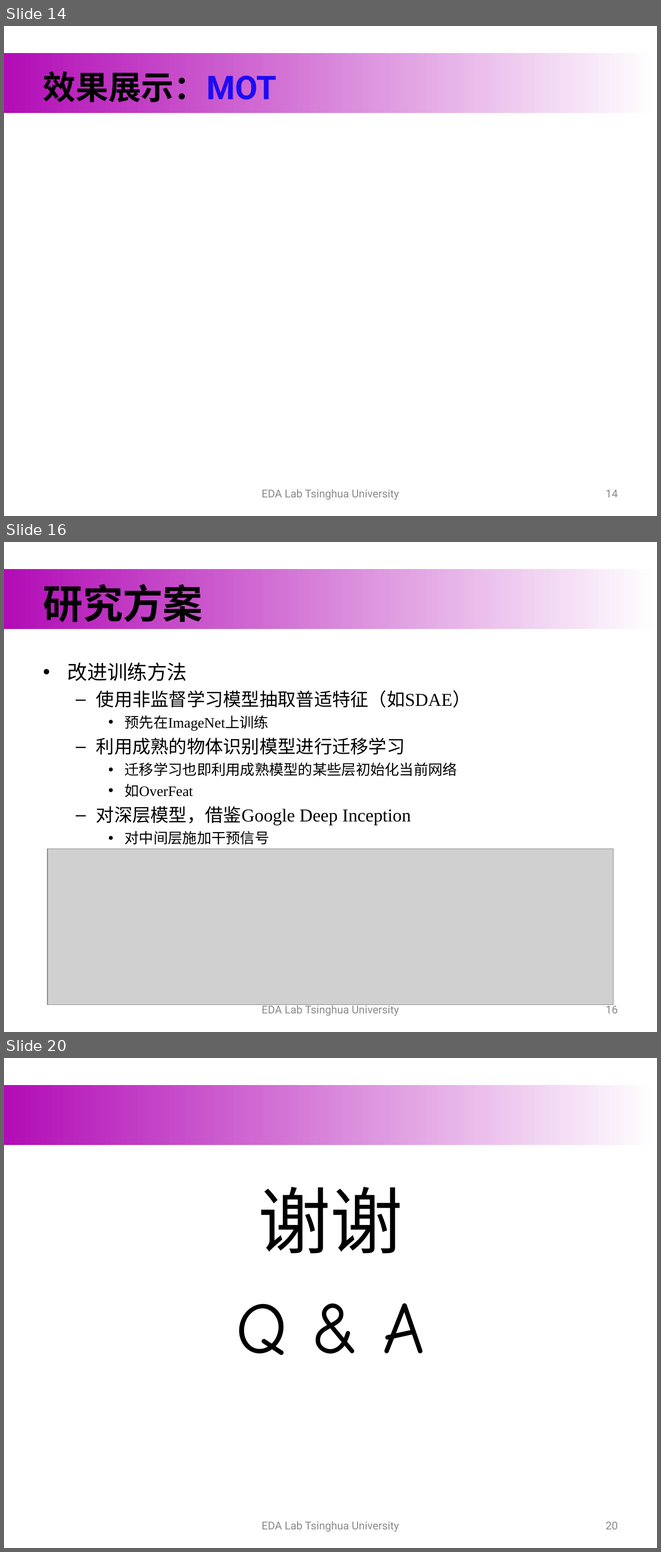
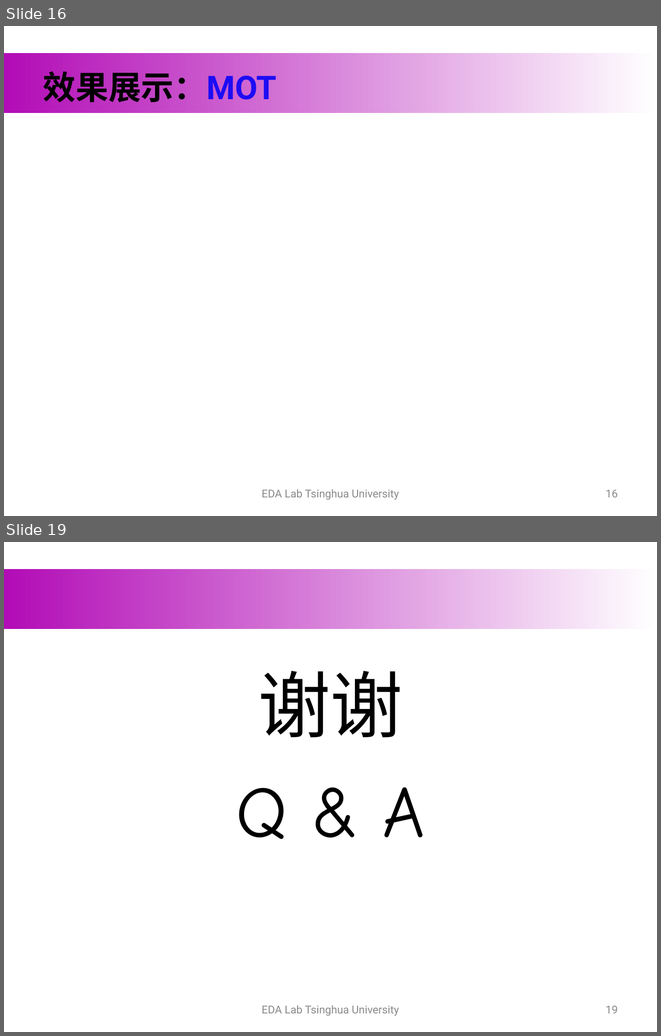
Before and after one commit to hewr1993/graduate_thesis, a slide deck: formal_materials/publish/midterm/中期.ppt. Shown one above the other, each under a label of ours: slides 14, 16 and 20 before the commit, slides 16 and 19 after it; the slides between them are not shown. The pictures are 661x1552 and 661x1036 pixels, drawn with LibreOffice and Linux fonts; fonts in the diff are those of the drawing; grey boxes stand for pictures; background and template pictures are left out. Boxes give left, top, right and bottom in pixels: in the first picture for what was removed or moved away, otherwise in the second. Text is boxed around its words. In the diff, an @@ line names an element or a change of style, - is before the commit and + after.

```diff
--- a/formal_materials/publish/midterm/中期.ppt
+++ b/formal_materials/publish/midterm/中期.ppt
@@ slide 16 removed at [4,542,657,1032], background #FFFFFF; not listed: 1 template element that a slide beside it also shows @@
@@ title removed at [43,578,203,628] @@
-研究方案
@@ text removed at [68,662,471,845] @@
-• 改进训练方法
-  – 使用非监督学习模型抽取普适特征（如SDAE）
-    • 预先在ImageNet上训练
-  – 利用成熟的物体识别模型进行迁移学习
-    • 迁移学习也即利用成熟模型的某些层初始化当前网络
-    • 如OverFeat
-  – 对深层模型，借鉴Google Deep Inception
-    • 对中间层施加干预信号
@@ picture removed at [48,848,614,1004] @@
@@ text removed at [262,1003,399,1016] @@
-EDA Lab Tsinghua University
@@ page number removed at [606,1003,618,1013] @@
-16
@@ what was slide 14 is now slide 16 @@
@@ page number at [606,489,618,497]: text changed @@
-14
+16
@@ what was slide 20 is now slide 19 @@
@@ page number at [606,1005,618,1013]: text changed @@
-20
+19
```
Also in this commit, not shown: 6 slides changed, 2 slides added, 2 other slides removed, 2 other files.
